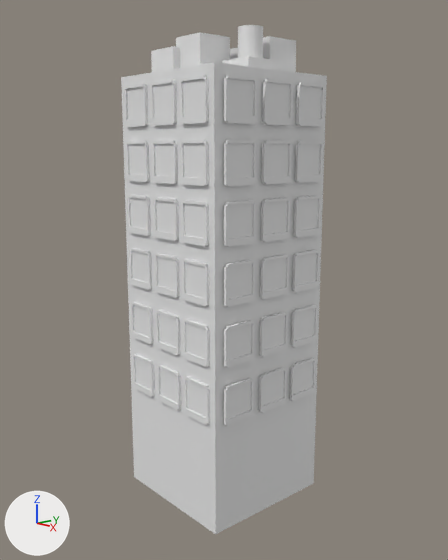
The Blender file Assets/Models Dev/Building2.blend, before and after one commit.
Rendered twice from a camera (50 mm lens) standing at (6.74, -5.85, 5.05) and looking at (0.03, -0.01, 3.19). Every picture has the same lights, and +X, +Y and +Z are marked at lower left.
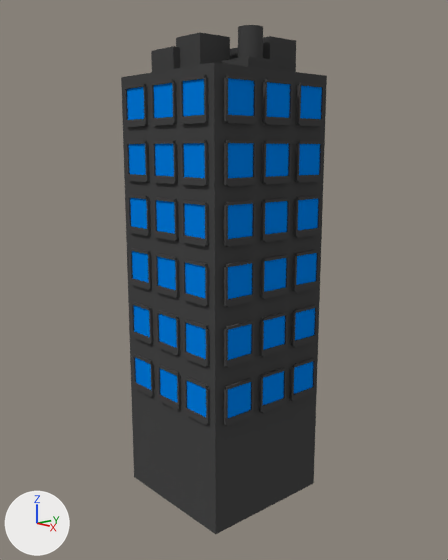
Commit message: building col + smol tweaks

Diff of the bpy script that builds the scene:
```diff
--- a/Assets/Models Dev/Building2.blend.py
+++ b/Assets/Models Dev/Building2.blend.py
@@ mat_material_001 @@
+mat_material_001 = diffuse_material('Material.001')
+mat_material_001.base_color = (0.0646, 0.0646, 0.0646)  # dark grey #484848
@@ mat_glass @@
+mat_glass = diffuse_material('Glass')
+mat_glass.base_color = (0.0, 0.211, 0.8)  # blue #007fe7
@@ me_cube_001 @@
 me_cube_001.from_pydata(...)  # 3024 vertices, 3118 faces; spans x -1.04..1.07, y -1.04..1.03, z -1.0..1.18
 # used by ob_cube; location = (0.0, 0.0, 3.0); scale = (1.0, 1.0, 3.03)
+# me_cube_001 part 1: 3046 of the faces centred in x -1.04..1.07, y -1.04..1.03, z -1.0..1.18 switch from no material to mat_material_001 (dark grey #484848)
+# me_cube_001 part 2: 24 of the faces centred in x 0.01..1.05, y 0.01..1.01, z -0.4..0.86 switch from no material to mat_glass (blue #007fe7)
+# me_cube_001 part 3: 18 of the faces centred in x -1.02..-0.62, y -1.02..-0.02, z -0.4..0.86 switch from no material to mat_glass (blue #007fe7)
+# me_cube_001 part 4: 18 of the faces centred in x 0.02..1.05, y -1.02..-0.63, z -0.4..0.86 switch from no material to mat_glass (blue #007fe7)
```

Changed parts and their boxes [x1, y1, x2, y2] in the pictures (448 x 560 px):
part 1 of me_cube_001, recoloured
    both: [121, 25, 327, 534]
part 2 of me_cube_001, recoloured (grey to blue)
    both: [263, 82, 322, 405]
part 3 of me_cube_001, recoloured (grey to blue)
    both: [127, 87, 151, 390]
part 4 of me_cube_001, recoloured (grey to blue)
    both: [154, 78, 254, 418]
